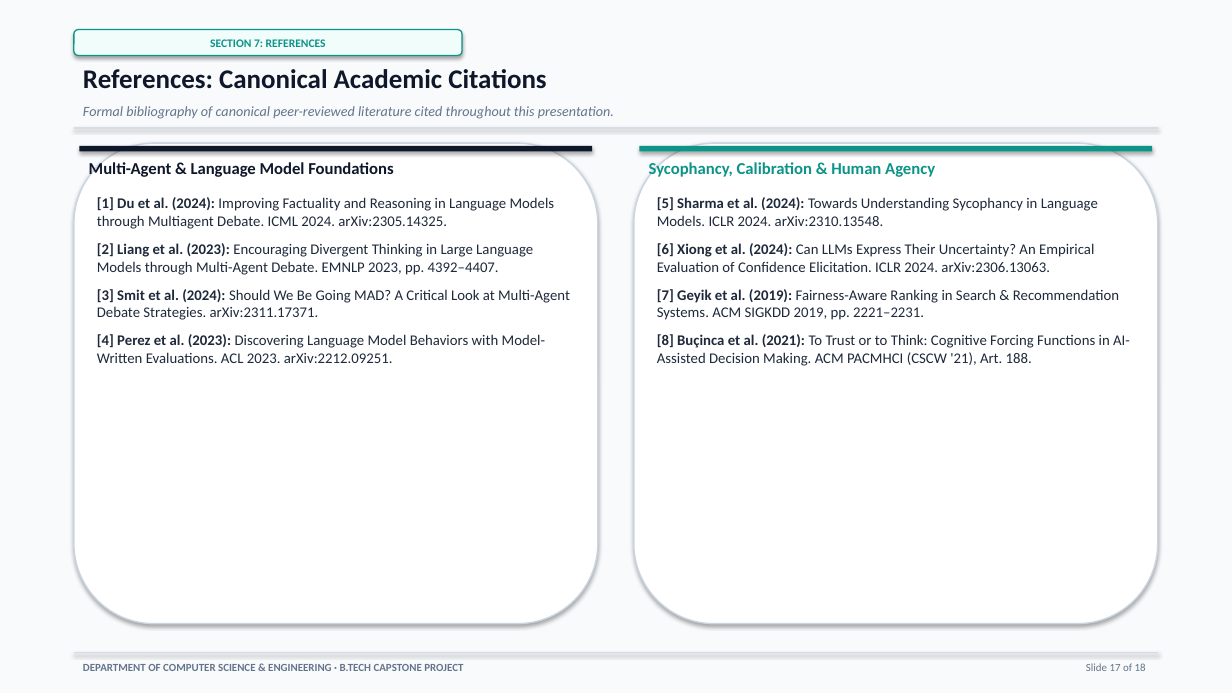
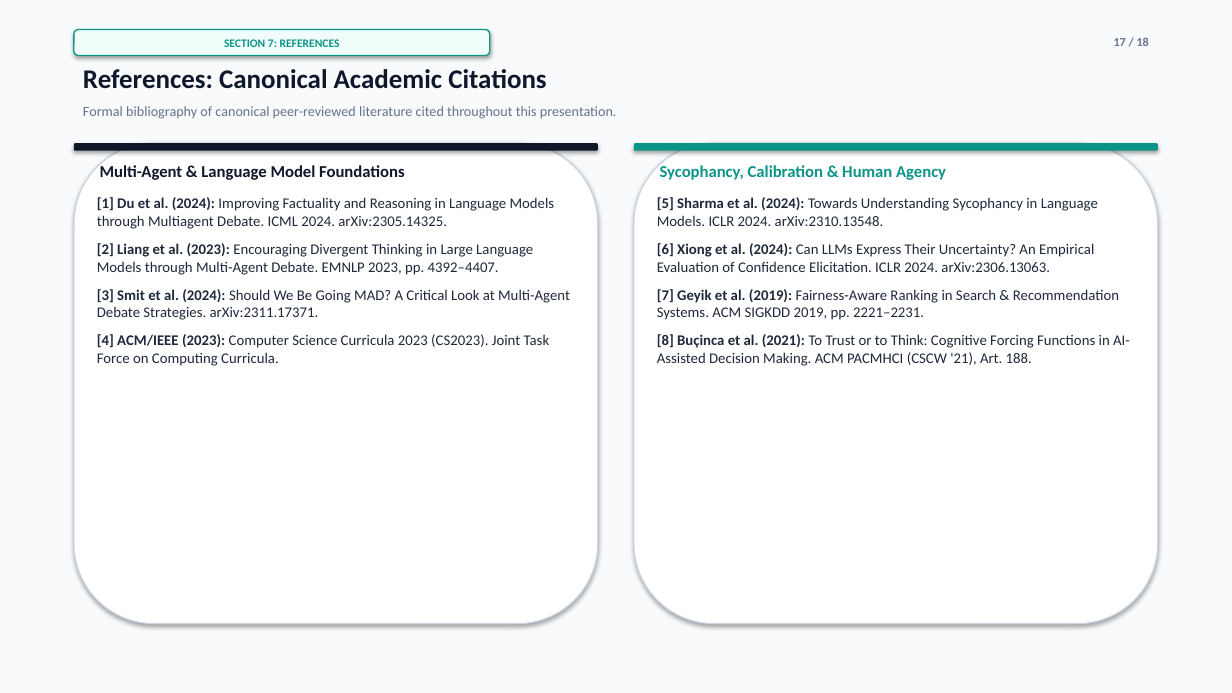
Before and after one commit to parth2024-tech/rai-project, a slide deck: slide 17 of Final_Presentation.pptx. Drawn at 1232x693 pixels with LibreOffice and Linux fonts; fonts in the diff are those of the drawing. Boxes give left, top, right and bottom in pixels: in the first picture for what was removed or moved away, otherwise in the second. Text is boxed around its words. In the diff, an @@ line names an element or a change of style, - is before the commit and + after.

```diff
--- a/Final_Presentation.pptx
+++ b/Final_Presentation.pptx
@@ rounded rectangle "SECTION 7: REFERENCES": place and size @@
-rounded rectangle "SECTION 7: REFERENCES" at [74,30,462,55]
+rounded rectangle "SECTION 7: REFERENCES" at [74,30,490,55]
@@ text at [1114,37,1149,46]: text changed; size 8.5 to 9.5 pt; bold on @@
-Slide 17 of 18
+17 / 18
@@ text "Formal bibliography of canonical peer-reviewed ..." at [83,106,617,119]: italic off @@
@@ rounded rectangle at [74,143,598,624]: outline #CBD5E1 1.1 pt to #CBD5E1 1 pt @@
@@ rounded rectangle: place and size @@
-rounded rectangle at [79,146,592,152]
+rounded rectangle at [74,143,598,151]
@@ rounded rectangle at [74,143,598,151]: rectangle to rounded rectangle @@
@@ rectangle removed at [74,128,1158,128] @@
@@ rounded rectangle at [634,143,1158,624]: outline #CBD5E1 1.1 pt to #CBD5E1 1 pt @@
@@ rounded rectangle at [634,143,1158,151]: rectangle to rounded rectangle @@
@@ rounded rectangle: place and size @@
-rounded rectangle at [640,146,1153,152]
+rounded rectangle at [634,143,1158,151]
@@ text "Multi-Agent & Language Model Foundations" at [100,165,404,180]: vertical alignment top to middle @@
@@ text "Sycophancy, Calibration & Human Agency" at [660,165,946,180]: vertical alignment top to middle @@
@@ text at [97,334,550,366]: text changed @@
-[4] Perez et al. (2023): Discovering Language Model Behaviors with Model-Written Evaluations. ACL 2023. arXiv:2212.09251.
+[4] ACM/IEEE (2023): Computer Science Curricula 2023 (CS2023). Joint Task Force on Computing Curricula.
@@ rectangle removed at [74,653,1158,653] @@
@@ text removed at [83,664,463,671] @@
-DEPARTMENT OF COMPUTER SCIENCE & ENGINEERING · B.TECH CAPSTONE PROJECT
```
Also in this commit, not shown: 9 other slides changed, 8 slides added, 8 slides removed, 18 other files.
